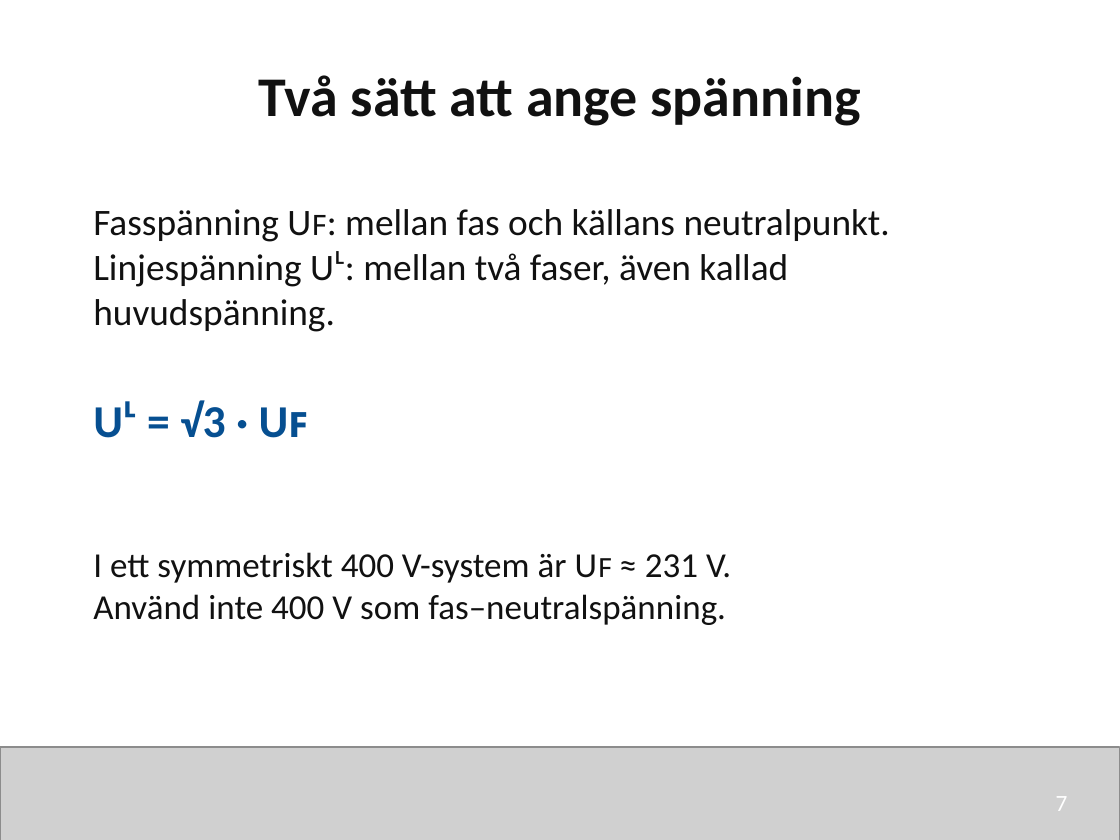
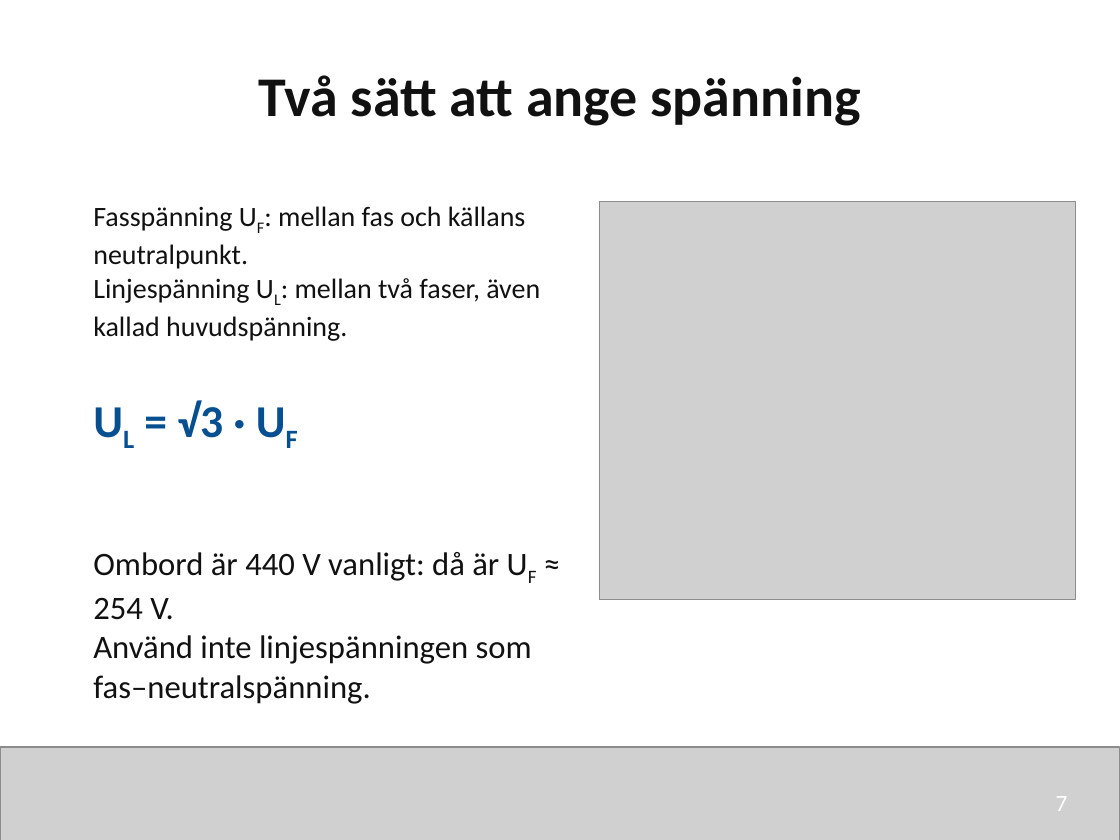
Before and after one commit to nj22az/nj22az.github.io, a slide deck: slide 7 of sjoskolan/vecka-41/aktuell/v41_01_Trefassystemets_grunder_elev.pptx. Drawn at 1120x840 pixels with LibreOffice and Linux fonts; fonts in the diff are those of the drawing; grey boxes stand for pictures. Boxes give left, top, right and bottom in pixels: in the first picture for what was removed or moved away, otherwise in the second. Text is boxed around its words. In the diff, an @@ line names an element or a change of style, - is before the commit and + after.

```diff
--- a/sjoskolan/vecka-41/aktuell/v41_01_Trefassystemets_grunder_elev.pptx
+++ b/sjoskolan/vecka-41/aktuell/v41_01_Trefassystemets_grunder_elev.pptx
@@ text at [93,206,540,341]: text changed; size 24 to 18 pt @@
-Fasspänning Uꜰ: mellan fas och källans neutralpunkt.
-Linjespänning Uᴸ: mellan två faser, även kallad huvudspänning.
+Fasspänning UF: mellan fas och källans neutralpunkt.
+Linjespänning UL: mellan två faser, även kallad huvudspänning.
@@ picture added at [599,202,1075,600] @@
@@ text at [177,400,223,438]: text changed @@
-Uᴸ = √3 · Uꜰ
+UL = √3 · UF
@@ text at [93,552,532,704]: text changed; size 22.5 to 21 pt @@
-I ett symmetriskt 400 V-system är Uꜰ ≈ 231 V.
-Använd inte 400 V som fas–neutralspänning.
+Ombord är 440 V vanligt: då är UF ≈ 254 V.
+Använd inte linjespänningen som fas–neutralspänning.
```
Also in this commit, not shown: 21 other slides changed, 20 other files.
